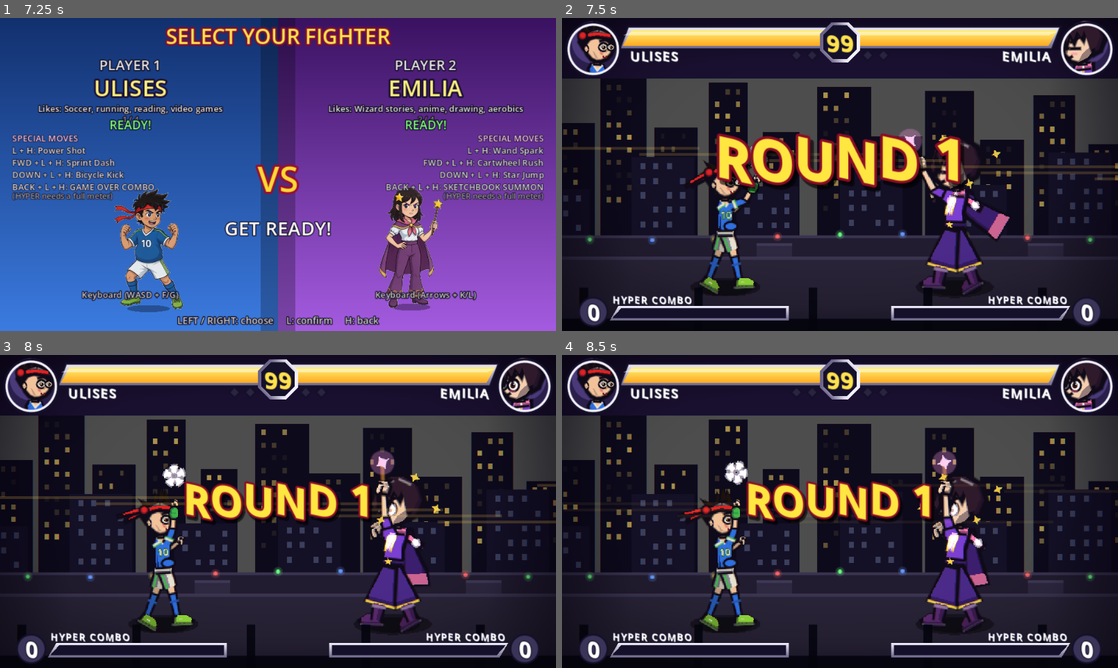
Above: before the commit, frames 1-4 (two rows, left to right).
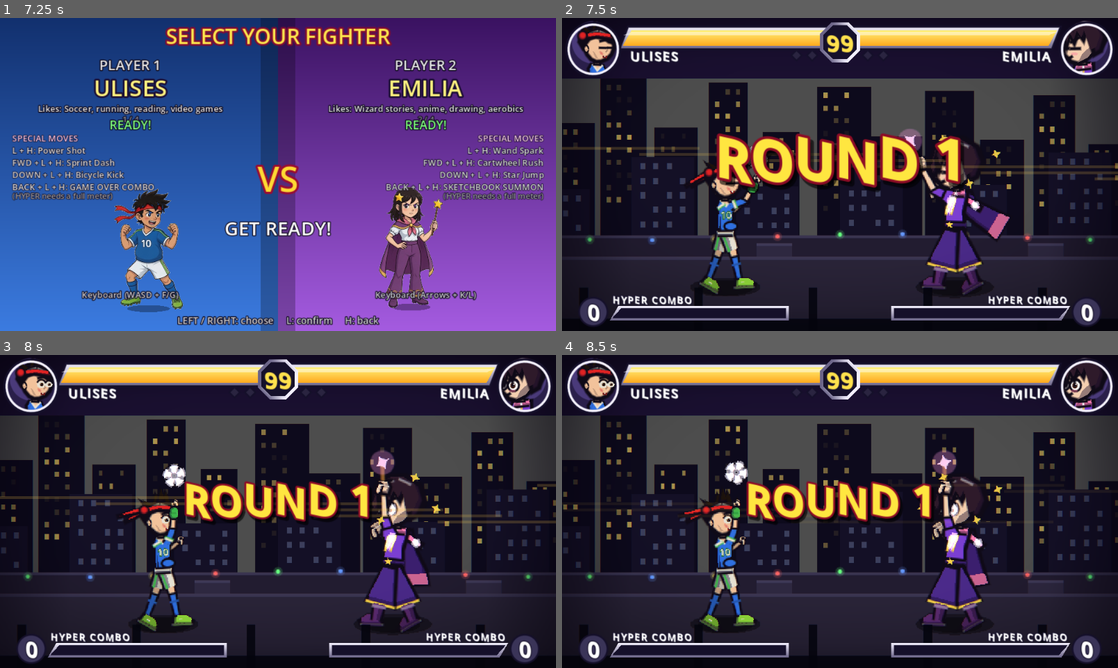
Above: after the commit, the same moments.

Repository: timoteoponce/fighting-game
Game: Godot game, scene res://scenes/main.tscn
Same seed, same stepped clock (60 frames per second), same inputs: the game is played once before the commit and once after it.
Inputs:
- Up to frame 1 (7.25 s): tap Enter at 0.5, 4.35 s; hold D 0.53-1.28 s; tap F at 0.6, 6.6 s; hold S 1.28-2.03 s; tap G at 1.35 s; hold D 2.03-2.78 s; tap 1 at 2.1 s; hold W 2.78-3.53 s; tap K at 2.85 s; hold A 3.53-5.03 s; tap L at 3.6 s; hold S 5.03-5.78 s; tap Backspace at 5.1 s; hold D 5.78-6.53 s; tap R at 5.85 s; hold W from 6.53 s (still down)
- Up to frame 2 (7.5 s): release W at 7.28 s; hold D from 7.28 s (still down); tap G at 7.35 s
- Up to frame 3 (8 s): keep holding D
- Up to frame 4 (8.5 s): release D at 8.03 s; hold S from 8.03 s (still down); tap 1 at 8.1 s

Frame 1 is identical in both runs. In frame 2, 0.1% of the frame differs, in the area x 6-32%, y 7-55%; in frame 3, 0.1%; in frame 4, 0.1%.

Commit message:
Ulises blinks again, and his face reacts to what is happening
The head-and-torso rewrite took his eyes with it. _eyes() had been given a
shape of its own and quietly stopped reading expr at all, so he stood through
a whole match with a permanent stare: no blink, no X eyes on a KO, no squint
on an attack, no closed arcs when he won. The shared face() has always had
that whole vocabulary; owning a face means owning all of it, not just the
static shape.

The eye was also carrying seven stacked shapes, and in a fight his head is
about 28 units wide, so an eye is roughly six logical pixels across. At that
size the extra layers stop reading as an eye and start reading as a smudge,
which is the other half of what looked wrong. It is back to five: sclera,
iris, pupil, one catchlight, one lid arc. The lid does the framing, so the
separate shade polygon went with it.

The expression choice is now a pure function, eye_style(expr, t), returning
happy / ko / dizzy / blink / open, separate from the drawing. That is what
makes it testable: tests/sim_test.gd:_test_ulises_face asserts each style and
counts the blink cycle headlessly. Pixel comparison cannot be tested that way
— and the harness runs --headless, where a SubViewport renders nothing.

The mouth follows the eyes now too, with a squiggle for dizzy and a lopsided
line for smug, so it stops grinning through a knockdown.

Verified the test bites: stripping the vocabulary out of eye_style again fails
five checks, which is the bug this commit fixes.

Balance is unchanged, though note that ulises vs charlie came back 2-8, then
8-2, then 6-4 on three consecutive runs. That is the run-to-run noise
AGENTS.md warns about, not a regression from this change.

Diff:
--- a/characters/ulises.gd
+++ b/characters/ulises.gd
@@ -470,42 +470,85 @@
 	return [Vector2(3.6, 0.4), Vector2(8.6, 0.1)]
 
 
+## Which eye to draw. Split out from the drawing so the choice is a pure
+## function of the expression: a character that owns the face owns the whole
+## vocabulary, not just the static shape. Returns "happy", "ko", "dizzy",
+## "blink" or "open".
+func eye_style(expr: String, t: float) -> String:
+	if expr in ["happy", "win"]:
+		return "happy"
+	if expr == "ko":
+		return "ko"
+	if expr == "dizzy":
+		return "dizzy"
+	# The blink timer is the shared one: 6 frames of every 190, only while calm.
+	if expr == "normal" and int(t) % 190 < 6:
+		return "blink"
+	return "open"
+
+
+## His eyes. Five shapes at most, the same budget the shared `face()` works to:
+## white, iris, pupil, one catchlight and a single lid arc. His head is ~28
+## units wide in a fight, so an eye is about six logical pixels across — any
+## more layers than this stop reading as an eye and start reading as a smudge.
+## That thinness is also why the eye has to carry the expression through shape
+## alone, which is what `eye_style` picks.
 func _eyes(r: FighterRenderer) -> void:
 	var spots: Array[Vector2] = [Vector2(3.6, 0.4), Vector2(8.6, 0.1)]
-	var g := r.gaze.limit_length(1.0)
+	var ink := FighterRenderer.OUT
 	var sclera: Color = r.colors["white"]
+	var style := eye_style(r.expr, r.t)
+	# A big hit bugs the eyes out for a few frames.
+	var pop := 1.0 + 0.6 * (float(r.eye_pop) / 9.0)
+	# Knocked-out faces stop tracking the opponent.
+	var g := Vector2.ZERO if r.expr in ["ko", "dizzy", "hurt"] else r.gaze.limit_length(1.0)
 	for i in 2:
 		var e: Vector2 = spots[i]
 		var near := 0.82 if i == 1 else 1.0
-		# Almond shape: wider than tall, with a slight upward tilt at the outer corner.
-		var white := FighterRenderer.ellipse_pts(e, 3.0 * near, 2.5 * near, 0.0, 12)
-		r.draw_colored_polygon(white, sclera)
-		r.draw_polyline(Stage._closed(white), FighterRenderer.OUT, 1.0, true)
-		# A soft shade under the lid. Without it the sclera is one flat pale
-		# oval and the eye reads as a blank sticker rather than a socket. The arc
-		# and its own endpoints are the whole shape: the chord at y=0 is the
-		# widest point of the almond, and closing it lower would cross the arc.
-		var lid := PackedVector2Array()
-		for k in 5:
-			var t := float(k) / 4.0
-			lid.append(e + Vector2(lerpf(-3.0 * near, 3.0 * near, t), -2.5 * near * sin(t * PI)))
-		r.draw_colored_polygon(lid, _warm_shade(sclera, 0.16))
-		# Iris, then a darker cap under the lid, then the pupil. The cap is what
-		# makes an eye look set into a socket instead of stuck on the surface.
-		var ic := e + g * 0.5
-		var ir := 1.5 * near
-		r.draw_colored_polygon(FighterRenderer.ellipse_pts(ic, ir * 0.95, ir * 0.9, 0.0, 10), r.colors["eyes"])
-		var cap := PackedVector2Array()
-		for k in 5:
-			var t := float(k) / 4.0
-			cap.append(ic + Vector2(lerpf(-ir * 0.95, ir * 0.95, t), -ir * 0.9 * sin(t * PI)))
-		r.draw_colored_polygon(cap, r.colors["eyes"].darkened(0.3))
-		r.draw_circle(ic + g * 0.28, maxf(0.42, ir * 0.42), FighterRenderer.OUT)
-		# Single catchlight. This one is meant to be bright: it is a specular
-		# dot, and a highlight that sparkles is the point.
-		r.draw_circle(ic + Vector2(-0.4, -0.35), 0.32, Color.WHITE)
-		# Upper lid line, sitting on the shaded edge.
-		r.draw_arc(e + Vector2(0, -0.45), 2.8 * near, PI + 0.3, TAU - 0.3, 8, FighterRenderer.OUT, 0.8, true)
+		if style == "happy":
+			r.draw_arc(e + Vector2(0, 0.8), 2.0 * near, PI, TAU, 8, ink, 1.5, true)
+			continue
+		if style == "ko":
+			var rad := 2.1 * near
+			r.draw_line(e + Vector2(-rad, -rad * 0.8), e + Vector2(rad, rad * 0.8), ink, 1.6, true)
+			r.draw_line(e + Vector2(rad, -rad * 0.8), e + Vector2(-rad, rad * 0.8), ink, 1.6, true)
+			continue
+		if style == "dizzy":
+			r.draw_colored_polygon(FighterRenderer.ellipse_pts(e, 2.0 * near, 1.7 * near, 0.0, 10), sclera)
+			r.draw_arc(e, 2.0 * near, 0.0, TAU, 10, ink, 0.9, true)
+			r.draw_circle(e + Vector2.from_angle(r.t * 0.15 + float(i)) * 0.7 * near, 0.55, ink)
+			continue
+		var sc := near * pop
+		if style == "blink":
+			r.draw_line(e + Vector2(-2.6 * sc, 0.3), e + Vector2(2.5 * sc, 0.15), ink, 1.3, true)
+			continue
+		# Squint: the lid drops over the iris on an attack and opens wide on a
+		# shock. This is most of what sells the expression at six pixels.
+		var squint := 1.0
+		var pupil := 0.34
+		match r.expr:
+			"attack":
+				squint = 0.55
+			"hurt":
+				squint = 0.5
+				pupil = 0.22
+			"shock":
+				squint = 1.12
+				pupil = 0.18
+			"smug":
+				squint = 0.45 if i == 1 else 0.72
+		var ry := maxf(0.9, 2.4 * sc * clampf(squint, 0.4, 1.15))
+		var rx := 3.0 * sc
+		r.draw_colored_polygon(FighterRenderer.ellipse_pts(e, rx, ry, 0.0, 10), sclera)
+		var ir := minf(rx * 0.44, ry * 0.9)
+		var ic := e + g * rx * 0.16
+		r.draw_colored_polygon(FighterRenderer.ellipse_pts(ic, ir, ir * 0.9, 0.0, 8), r.colors["eyes"])
+		r.draw_circle(ic + g * 0.1, maxf(0.4, ir * pupil * 1.3), ink)
+		# The one deliberately bright white: a sub-pixel specular dot that
+		# should sparkle, the only thing on a fighter allowed to bloom.
+		r.draw_circle(ic + Vector2(-ir * 0.4, -ir * 0.4), 0.28, Color.WHITE)
+		# Upper lid, drawn last so it crops the iris.
+		r.draw_arc(e + Vector2(0, -ry * 0.15), rx * 0.94, PI + 0.35, TAU - 0.35, 8, ink, 0.95, true)
 
 
 func _brows(r: FighterRenderer) -> void:
@@ -542,12 +585,21 @@
 
 
 ## The painting's open grin with one tooth, and two blush strokes on the cheek.
-## `ko` and `hurt` swap the grin for a taller open mouth; the others keep it.
-## Sits under the nose, not out at the jaw line.
+## `ko` and `hurt` swap the grin for a taller open mouth, `dizzy` for a squiggle
+## and `smug` for a lopsided line, so the mouth agrees with the eyes.
 func _mouth(r: FighterRenderer) -> void:
 	var m := Vector2(4.9, 6.2)
 	var ink := Color(0.45, 0.12, 0.12)
 	var blush := Color(0.85, 0.32, 0.32, 0.5)
+	if r.expr == "dizzy":
+		var w := PackedVector2Array()
+		for wi in 5:
+			w.append(m + Vector2(-2.0 + float(wi) * 1.0, 0.5 + (0.7 if wi % 2 == 0 else -0.7)))
+		r.draw_polyline(w, ink, 1.1, true)
+		return
+	if r.expr == "smug":
+		r.draw_line(m + Vector2(-1.5, 0.35), m + Vector2(1.6, -0.5), ink, 1.1, true)
+		return
 	var tall := r.expr == "hurt" or r.expr == "ko"
 	r.draw_colored_polygon(PackedVector2Array([
 		m + Vector2(-1.7, -0.5), m + Vector2(1.7, -0.6),
--- a/tests/sim_test.gd
+++ b/tests/sim_test.gd
@@ -39,6 +39,7 @@
 	_test_movement("ulises")
 	_test_throw("ulises")
 	_test_ulises_chain_pose()
+	_test_ulises_face()
 	_test_ulises_outlines()
 	_test_air_block()
 	_test_quick_rise()
@@ -455,6 +456,54 @@
 	var spec: Dictionary = d.adjust_attack_pose(p1, anti, anti.pose_a)
 	check(float(spec["leg_f"]) == float(anti.pose_a["leg_f"]), "specials keep their own pose")
 	f.free()
+
+
+## Ulises draws his own eyes, and he is the only fighter who does. A character
+## that owns the face owns the whole expression vocabulary, not just the static
+## shape: blink on the shared timer, X on a KO, a sliding pupil when dizzy,
+## closed arcs when happy or winning, and a squint on an attack. Getting that
+## wrong is invisible in a screenshot and obvious in a match — he stands with
+## his eyes permanently open.
+func _test_ulises_face() -> void:
+	print("[ulises face]")
+	var d := UlisesDef.new()
+	# Every expression must pick a distinct eye style, or two of them are drawn
+	# identically and the face stops reading.
+	var styles := {}
+	for e: String in ["normal", "attack", "hurt", "smug", "win", "ko", "dizzy", "shock"]:
+		styles[e] = d.eye_style(e, 40.0)
+	check(styles["win"] == "happy", "winning closes the eyes (got %s)" % styles["win"])
+	check(styles["ko"] == "ko", "a KO is X eyes (got %s)" % styles["ko"])
+	check(styles["dizzy"] == "dizzy", "being dizzy slides the pupil (got %s)" % styles["dizzy"])
+	check(styles["attack"] == "open" and styles["hurt"] == "open"
+			and styles["smug"] == "open" and styles["shock"] == "open",
+		"attacks, hits and shocks stay open and squint instead (got %s)" % str(styles))
+	# The blink is a frame-level event on the shared timer: 6 consecutive
+	# frames per 190-frame cycle. Count cycles rather than total frames, since
+	# an exact multiple is 950 and anything else is a partial cycle.
+	var per_cycle := 0
+	for f in 190:
+		if d.eye_style("normal", float(f)) == "blink":
+			per_cycle += 1
+	check(per_cycle == 6, "he blinks 6 frames per 190-frame cycle (%d)" % per_cycle)
+	var runs := 0
+	var was := false
+	for f in 950:
+		var now := d.eye_style("normal", float(f)) == "blink"
+		if now and not was:
+			runs += 1
+		was = now
+	check(runs == 5, "five blink cycles in 950 frames (5 x 190) (%d)" % runs)
+	check(d.eye_style("attack", 0.0) != "blink", "he does not blink mid-attack")
+	# He is the only one who owns a head or a torso, so nobody else's look moved.
+	var others: Array[String] = []
+	for id: String in GameState.CHARACTERS:
+		if id == "ulises":
+			continue
+		var c: CharacterDef = GameState.make_character(id)
+		if c.has_method("head_outline") or c.has_method("torso_outline"):
+			others.append(id)
+	check(others.is_empty(), "no other fighter owns a head or torso%s" % ("" if others.is_empty() else ", but " + str(others)))
 
 
 ## Ulises' in-match art owns the head and the torso, so both outlines must
Not shown, changed: AGENTS.md
Not shown, changed: README.md
